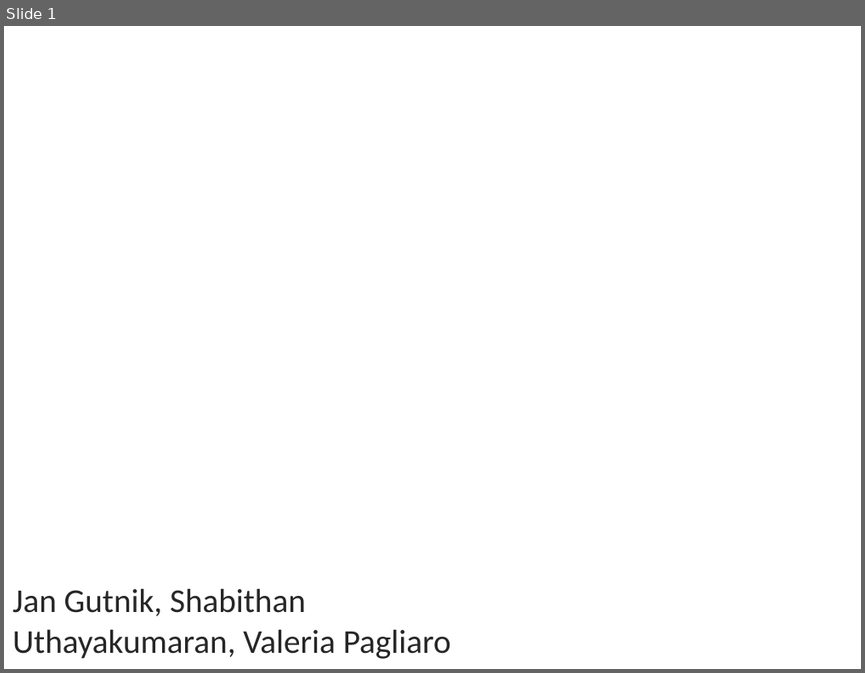
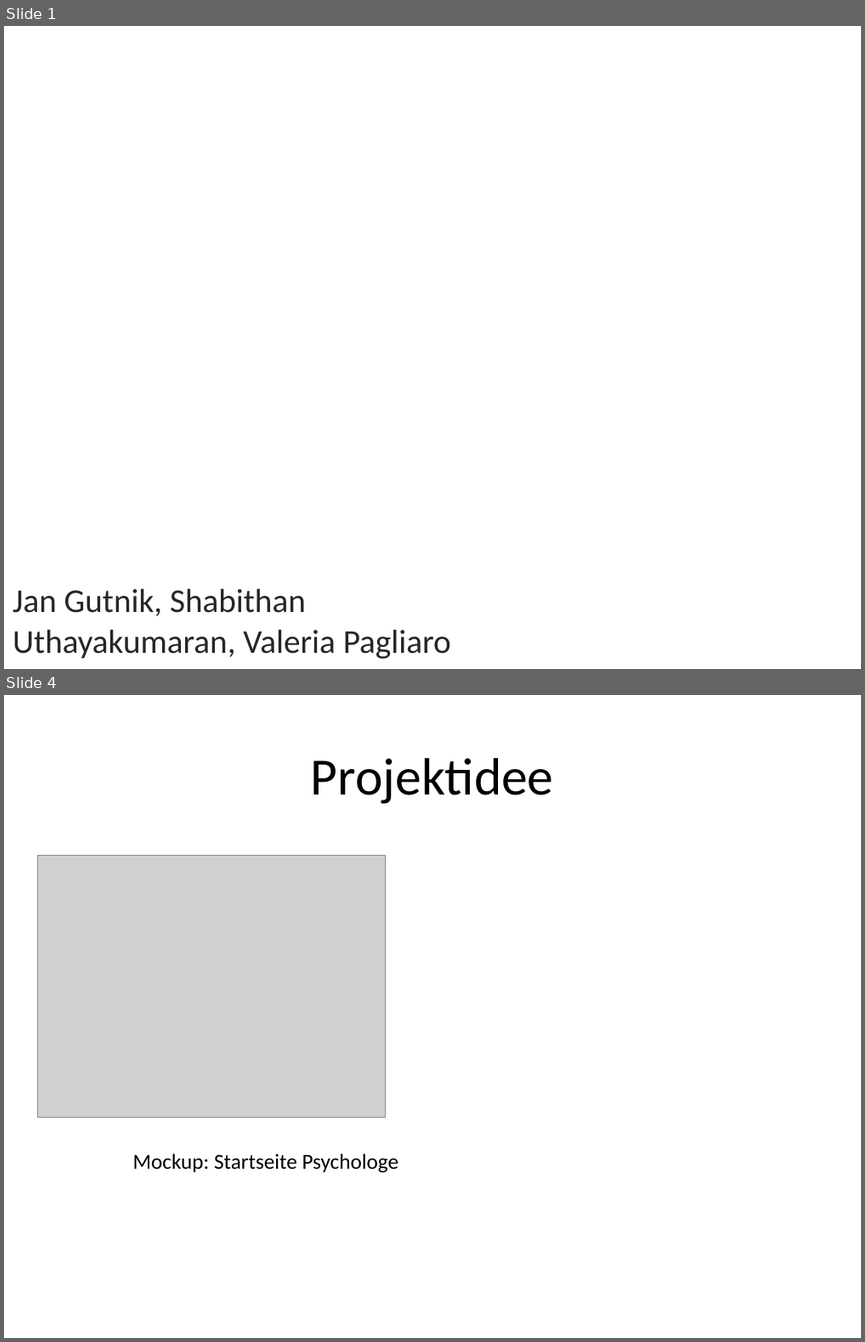
Before and after one commit to valeriapag/E-Mood-Tracker, a slide deck: Doku/endpräsentation-ehalth.pptx. Shown one above the other, each under a label of ours: slide 1 before the commit, slides 1 and 4 after it; the slides between them are not shown. The pictures are 865x673 and 865x1342 pixels, drawn with LibreOffice and Linux fonts; fonts in the diff are those of the drawing; grey boxes stand for pictures; background and template pictures are left out. Boxes give left, top, right and bottom in pixels: in the first picture for what was removed or moved away, otherwise in the second. Text is boxed around its words. In the diff, an @@ line names an element or a change of style, - is before the commit and + after.

```diff
--- a/Doku/endpräsentation-ehalth.pptx
+++ b/Doku/endpräsentation-ehalth.pptx
@@ slide 4 added at [4, 695, 861, 1338], background #FFFFFF @@
@@ title added at [311, 758, 554, 804], 44 pt, text #000000 @@
+Projektidee
@@ picture added at [37, 855, 386, 1117] @@
@@ text added at [133, 1153, 399, 1173], 18 pt, text #000000 @@
+Mockup: Startseite Psychologe
```
Also in this commit, not shown: 5 other slides added, 1 slide removed.
